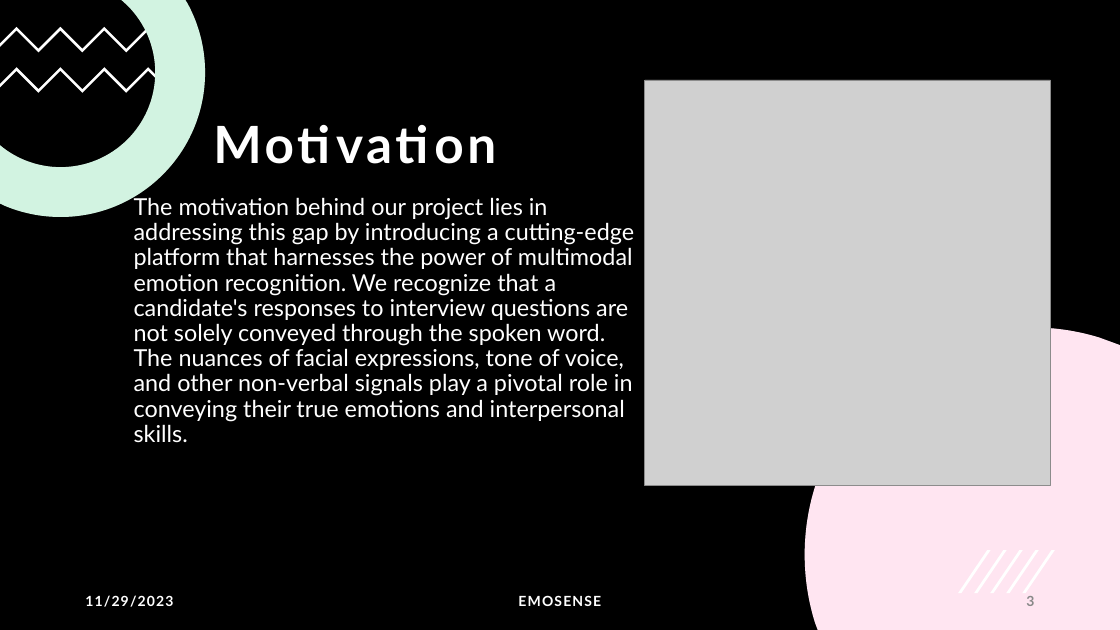
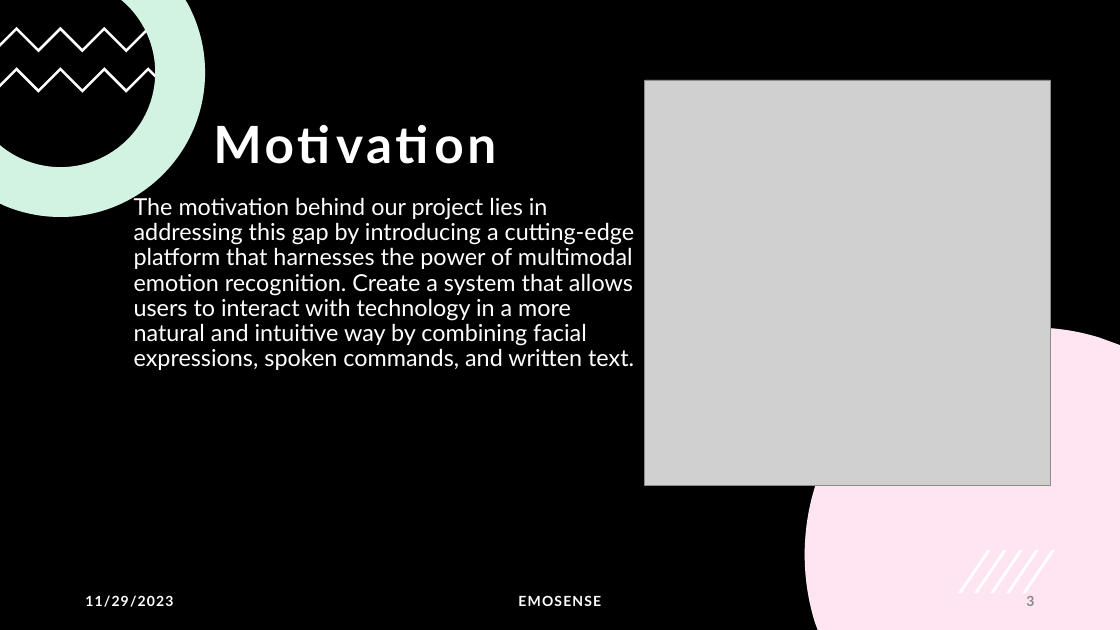
Before and after one commit to angelreddy09/DeepLearning-Project, a slide deck: slide 3 of EMOSENSE.pptx. Drawn at 1120x630 pixels with LibreOffice and Linux fonts; fonts in the diff are those of the drawing; grey boxes stand for pictures. Boxes give left, top, right and bottom in pixels: in the first picture for what was removed or moved away, otherwise in the second. Text is boxed around its words. In the diff, an @@ line names an element or a change of style, - is before the commit and + after.

```diff
--- a/EMOSENSE.pptx
+++ b/EMOSENSE.pptx
@@ text at box(134, 195, 634, 370): text changed @@
-The motivation behind our project lies in addressing this gap by introducing a cutting-edge platform that harnesses the power of multimodal emotion recognition. We recognize that a candidate's responses to interview questions are not solely conveyed through the spoken word. The nuances of facial expressions, tone of voice, and other non-verbal signals play a pivotal role in conveying their true emotions and interpersonal skills.
+The motivation behind our project lies in addressing this gap by introducing a cutting-edge platform that harnesses the power of multimodal emotion recognition. Create a system that allows users to interact with technology in a more natural and intuitive way by combining facial expressions, spoken commands, and written text.
```
Also in this commit, not shown: 4 other slides changed, 7 slides added.
